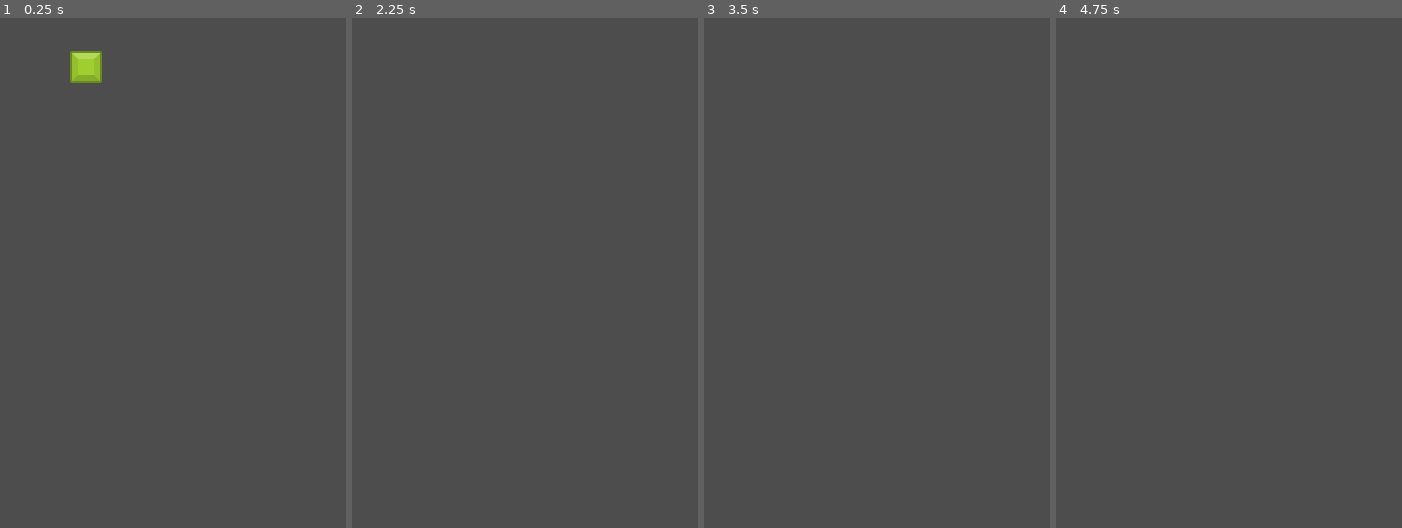
Above: before the commit, frames 1-4 (left to right).
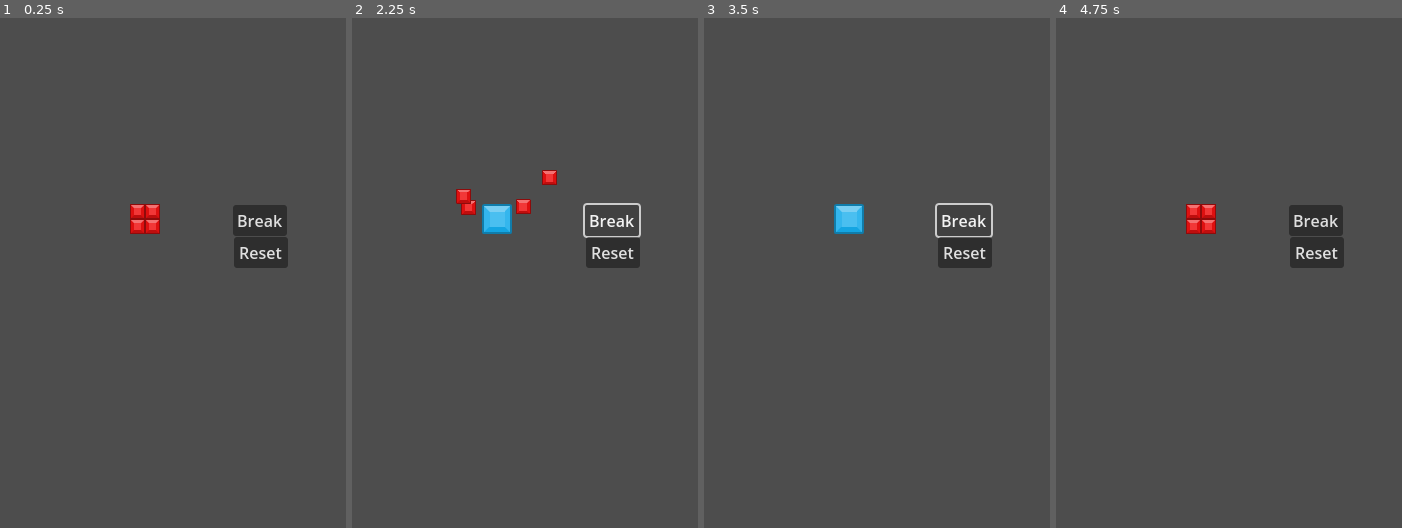
Above: after the commit, the same moments.

Repository: Ozymandias1/blockgame
Game: Godot game, scene res://Scenes/testscene.tscn
Same seed, same stepped clock (60 frames per second), same inputs: the game is played once before the commit and once after it. This scene is started directly instead of the project's main scene.
Inputs (mouse positions are in pixels of both pictures, inside the frame that each line leads up to):
- Up to frame 1 (0.25 s): no input
- Up to frame 2 (2.25 s): click (611, 222) at 0.5 s, where only the run after the commit has a clickable "Break"; click (611, 252) at 1.25 s, where only the run after the commit has a clickable "Reset"; click (611, 222) at 2 s, where only the run after the commit has a clickable "Break"
- Up to frame 3 (3.5 s): click (963, 222) at 2.75 s, where only the run after the commit has a clickable "Break"
- Up to frame 4 (4.75 s): tap Enter at 3.5 s; move the mouse to (1301, 262) at 3.52 s; click (1301, 262) at 3.67 s; tap Space at 4.25 s; drag from (1149, 324) to (1204, 420) at 4.27 s

The runs differ from the first frame. In frame 1, 2.9% of the frame differs, in the area x 20-84%, y 6-50%; in frame 2, 2.2%; in frame 3, 1.7%; in frame 4, 2.3%.
Error after the commit: Invalid assignment of property or key 'linear_velocity' with value of type 'Vector2' on a base object of type 'previously freed'. (res://Scripts/testscene.gd:1…

Commit message:
블럭 vfx 물리 적용 테스트씬 작업

Diff:
--- a/Prefabs/Blocks/block_base.tscn
+++ b/Prefabs/Blocks/block_base.tscn
@@ -1,11 +1,9 @@
-[gd_scene load_steps=3 format=3 uid="uid://c23lg101q4aac"]
+[gd_scene load_steps=2 format=3 uid="uid://c23lg101q4aac"]
 
 [ext_resource type="Script" path="res://Scripts/Block.gd" id="1_eh8bo"]
-[ext_resource type="Texture2D" uid="uid://dk7o1ak6dqqmc" path="res://Textures/element_blue_square.png" id="2_sragy"]
 
 [node name="BlockBase" type="Control"]
 layout_mode = 3
 anchors_preset = 0
 mouse_filter = 1
 script = ExtResource("1_eh8bo")
-block_texture = ExtResource("2_sragy")
--- /dev/null
+++ b/Prefabs/Blocks/block_break_vfx.tscn
@@ -0,0 +1,36 @@
+[gd_scene load_steps=5 format=3 uid="uid://d4fidg674hyot"]
+
+[ext_resource type="Texture2D" uid="uid://dk7o1ak6dqqmc" path="res://Textures/element_blue_square.png" id="1_su5nl"]
+[ext_resource type="Script" path="res://Scripts/BlockElement.gd" id="2_nhebk"]
+[ext_resource type="Texture2D" uid="uid://dk68sddbasj4i" path="res://Textures/element_green_square.png" id="3_j60gl"]
+
+[sub_resource type="RectangleShape2D" id="RectangleShape2D_upyql"]
+size = Vector2(15, 15)
+
+[node name="BlockElement" type="TextureRect"]
+texture_filter = 1
+custom_minimum_size = Vector2(30, 30)
+offset_left = 36.0
+offset_top = 24.0
+offset_right = 66.0
+offset_bottom = 54.0
+mouse_filter = 2
+texture = ExtResource("1_su5nl")
+expand_mode = 2
+script = ExtResource("2_nhebk")
+
+[node name="RigidBody2D" type="RigidBody2D" parent="."]
+
+[node name="CollisionShape2D" type="CollisionShape2D" parent="RigidBody2D"]
+position = Vector2(7.5, 7.5)
+shape = SubResource("RectangleShape2D_upyql")
+
+[node name="TextureRect" type="TextureRect" parent="RigidBody2D/CollisionShape2D"]
+custom_minimum_size = Vector2(16, 16)
+anchors_preset = 15
+anchor_right = 1.0
+anchor_bottom = 1.0
+grow_horizontal = 2
+grow_vertical = 2
+texture = ExtResource("3_j60gl")
+expand_mode = 2
--- a/Scenes/testscene.tscn
+++ b/Scenes/testscene.tscn
@@ -1,18 +1,110 @@
-[gd_scene load_steps=3 format=3 uid="uid://cwc5uivfpyiy5"]
+[gd_scene load_steps=5 format=3 uid="uid://cwc5uivfpyiy5"]
 
-[ext_resource type="Texture2D" uid="uid://dk68sddbasj4i" path="res://Textures/element_green_square.png" id="1_u3cnt"]
+[ext_resource type="Texture2D" uid="uid://dk7o1ak6dqqmc" path="res://Textures/element_blue_square.png" id="1_gsj8o"]
+[ext_resource type="Script" path="res://Scripts/testscene.gd" id="1_l2ra2"]
+[ext_resource type="Texture2D" uid="uid://b6ljuns0i4b7d" path="res://Textures/element_red_square.png" id="3_fh02t"]
 
-[sub_resource type="RectangleShape2D" id="RectangleShape2D_gf8dk"]
-size = Vector2(30, 30)
+[sub_resource type="RectangleShape2D" id="RectangleShape2D_upyql"]
+size = Vector2(15, 15)
 
-[node name="Node2D" type="Node2D"]
+[node name="testsceneroot" type="Control"]
+texture_filter = 1
+custom_minimum_size = Vector2(30, 30)
+layout_mode = 3
+anchors_preset = 15
+anchor_right = 1.0
+anchor_bottom = 1.0
+grow_horizontal = 2
+grow_vertical = 2
+mouse_filter = 2
+script = ExtResource("1_l2ra2")
 
-[node name="RigidBody2D" type="RigidBody2D" parent="."]
+[node name="TextureRect" type="TextureRect" parent="."]
+texture_filter = 1
+layout_mode = 0
+offset_left = 144.0
+offset_top = 230.0
+offset_right = 174.0
+offset_bottom = 260.0
+texture = ExtResource("1_gsj8o")
+expand_mode = 2
 
-[node name="CollisionShape2D" type="CollisionShape2D" parent="RigidBody2D"]
-position = Vector2(100, 65)
-shape = SubResource("RectangleShape2D_gf8dk")
+[node name="LeftTop" type="RigidBody2D" parent="."]
+position = Vector2(151.5, 237.5)
+freeze = true
 
-[node name="Sprite2D" type="Sprite2D" parent="RigidBody2D/CollisionShape2D"]
+[node name="CollisionShape2D" type="CollisionShape2D" parent="LeftTop"]
+shape = SubResource("RectangleShape2D_upyql")
+disabled = true
+
+[node name="Sprite2D" type="Sprite2D" parent="LeftTop/CollisionShape2D"]
 texture_filter = 1
-texture = ExtResource("1_u3cnt")
+scale = Vector2(0.468419, 0.468419)
+texture = ExtResource("3_fh02t")
+
+[node name="VisibleOnScreenNotifier2D" type="VisibleOnScreenNotifier2D" parent="LeftTop"]
+rect = Rect2(-7.5, -7.5, 15, 15)
+
+[node name="RightTop" type="RigidBody2D" parent="."]
+position = Vector2(166.5, 237.5)
+freeze = true
+
+[node name="CollisionShape2D" type="CollisionShape2D" parent="RightTop"]
+shape = SubResource("RectangleShape2D_upyql")
+disabled = true
+
+[node name="Sprite2D" type="Sprite2D" parent="RightTop/CollisionShape2D"]
+texture_filter = 1
+scale = Vector2(0.468419, 0.468419)
+texture = ExtResource("3_fh02t")
+
+[node name="VisibleOnScreenNotifier2D" type="VisibleOnScreenNotifier2D" parent="RightTop"]
+
+[node name="LeftBottom" type="RigidBody2D" parent="."]
+position = Vector2(151.5, 252.5)
+freeze = true
+
+[node name="CollisionShape2D" type="CollisionShape2D" parent="LeftBottom"]
+shape = SubResource("RectangleShape2D_upyql")
+disabled = true
+
+[node name="Sprite2D" type="Sprite2D" parent="LeftBottom/CollisionShape2D"]
+texture_filter = 1
+scale = Vector2(0.468419, 0.468419)
+texture = ExtResource("3_fh02t")
+
+[node name="VisibleOnScreenNotifier2D" type="VisibleOnScreenNotifier2D" parent="LeftBottom"]
+
+[node name="RightBottom" type="RigidBody2D" parent="."]
+position = Vector2(166.5, 252.5)
+freeze = true
+
+[node name="CollisionShape2D" type="CollisionShape2D" parent="RightBottom"]
+shape = SubResource("RectangleShape2D_upyql")
+disabled = true
+
+[node name="Sprite2D" type="Sprite2D" parent="RightBottom/CollisionShape2D"]
+texture_filter = 1
+scale = Vector2(0.468419, 0.468419)
+texture = ExtResource("3_fh02t")
+
+[node name="VisibleOnScreenNotifier2D" type="VisibleOnScreenNotifier2D" parent="RightBottom"]
+
+[node name="BtnBreak" type="Button" parent="."]
+layout_mode = 0
+offset_left = 247.0
+offset_top = 231.0
+offset_right = 301.0
+offset_bottom = 262.0
+text = "Break"
+
+[node name="BtnReset" type="Button" parent="."]
+layout_mode = 0
+offset_left = 248.0
+offset_top = 263.0
+offset_right = 302.0
+offset_bottom = 294.0
+text = "Reset"
+
+[connection signal="pressed" from="BtnBreak" to="." method="_on_btn_break_pressed"]
+[connection signal="pressed" from="BtnReset" to="." method="_on_btn_reset_pressed"]
--- a/Scripts/BlockElement.gd
+++ b/Scripts/BlockElement.gd
@@ -5,3 +5,7 @@
 # 블럭 텍스쳐 투명도 설정
 func set_opacity(opacity: float = 1.0):
 	self.modulate.a = opacity
+
+# 블럭 부시는 효과처리
+func do_break_vfx():
+	print('do_break() called.')
--- /dev/null
+++ b/Scripts/testscene.gd
@@ -0,0 +1,43 @@
+extends Node
+
+@onready var left_top = $LeftTop
+@onready var right_top = $RightTop
+@onready var left_bottom = $LeftBottom
+@onready var right_bottom = $RightBottom
+
+func _ready():
+	left_top.get_node("VisibleOnScreenNotifier2D").screen_exited.connect(_on_visible_on_screen_notifier_2d_screen_exited.bind(left_top))
+	right_top.get_node("VisibleOnScreenNotifier2D").screen_exited.connect(_on_visible_on_screen_notifier_2d_screen_exited.bind(right_top))
+	left_bottom.get_node("VisibleOnScreenNotifier2D").screen_exited.connect(_on_visible_on_screen_notifier_2d_screen_exited.bind(left_bottom))
+	right_bottom.get_node("VisibleOnScreenNotifier2D").screen_exited.connect(_on_visible_on_screen_notifier_2d_screen_exited.bind(right_bottom))
+
+func _on_btn_break_pressed():
+	var velocity = Vector2(0, 0)
+	velocity.x = randf_range(-300.0, -50)
+	velocity.y = randf_range(-300.0, -50)
+	left_bottom.linear_velocity = velocity
+
+	velocity.x = randf_range(-300.0, -50)
+	velocity.y = randf_range(-300.0, -50)
+	left_top.linear_velocity = velocity
+
+	velocity.x = randf_range(50.0, 300)
+	velocity.y = randf_range(-300.0, -50)
+	right_top.linear_velocity = velocity
+
+	velocity.x = randf_range(50.0, 300)
+	velocity.y = randf_range(-300.0, -50)
+	right_bottom.linear_velocity = velocity
+
+	left_top.freeze = false
+	right_top.freeze = false
+	left_bottom.freeze = false
+	right_bottom.freeze = false
+
+
+func _on_btn_reset_pressed():
+	get_tree().reload_current_scene()
+
+func _on_visible_on_screen_notifier_2d_screen_exited(target):
+	target.get_parent().remove_child(target)
+	target.queue_free()
